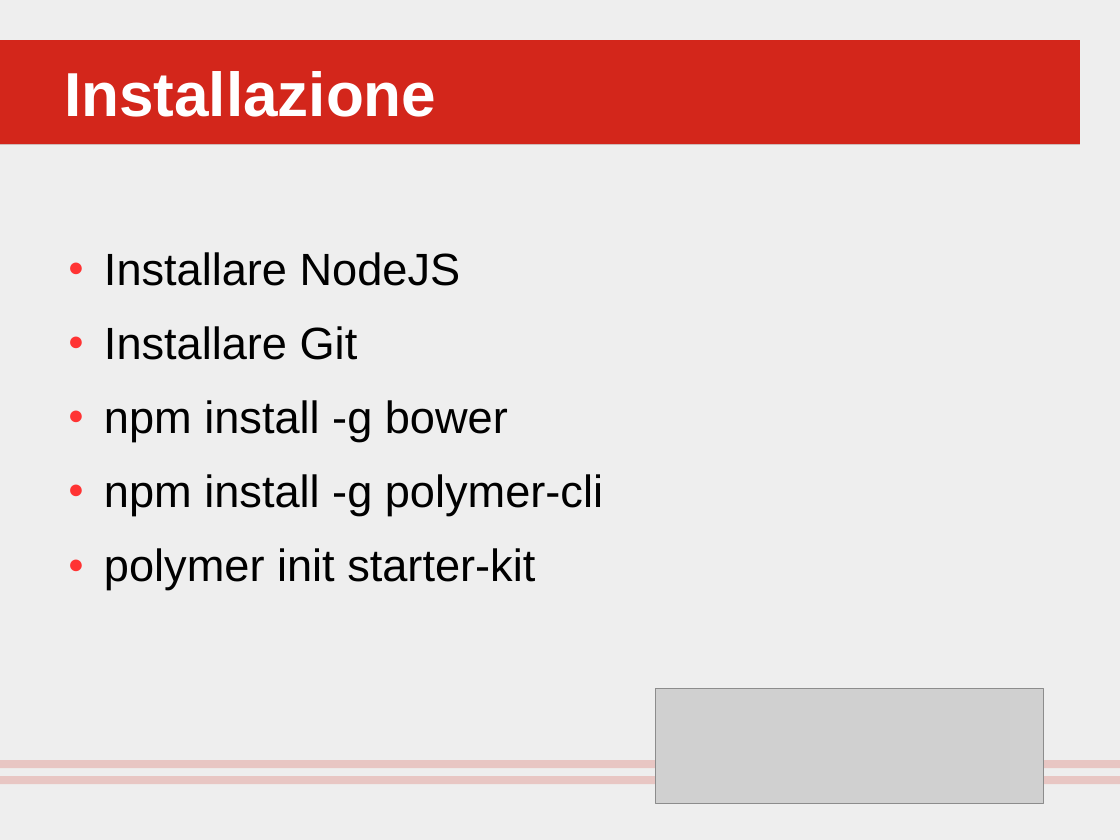
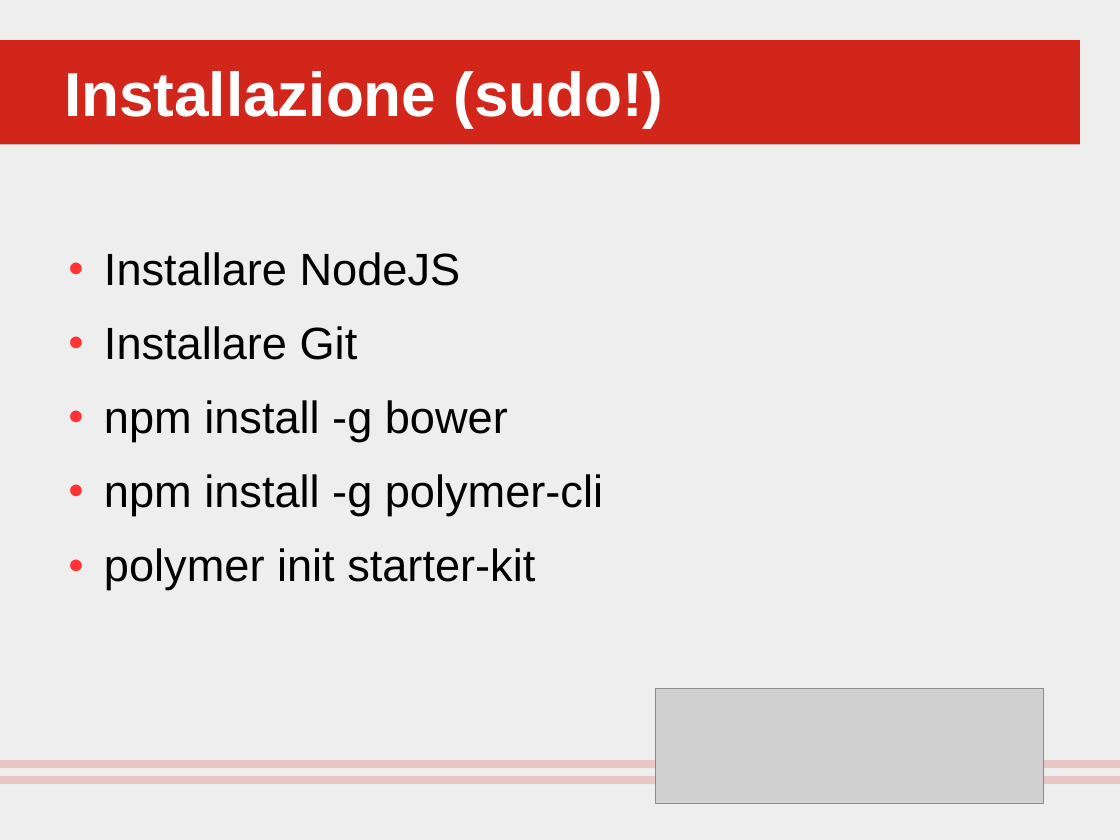
Before and after one commit to mikymaione/PolyPhoneBook, a slide deck: slide 4 of Docs/polymer.odp. Drawn at 1120x840 pixels with LibreOffice and Linux fonts; fonts in the diff are those of the drawing; grey boxes stand for pictures. Boxes give left, top, right and bottom in pixels: in the first picture for what was removed or moved away, otherwise in the second. Text is boxed around its words. In the diff, an @@ line names an element or a change of style, - is before the commit and + after.

```diff
--- a/Docs/polymer.odp
+++ b/Docs/polymer.odp
@@ title at box(64, 71, 664, 128): text changed @@
-Installazione
+Installazione (sudo!)
```
Also in this commit, not shown: 4 other files.
